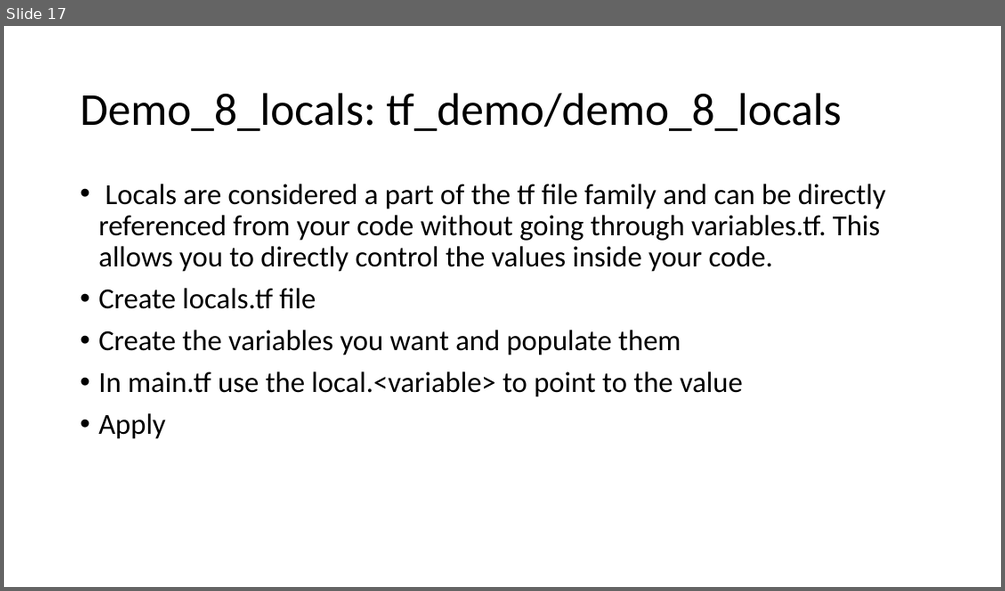
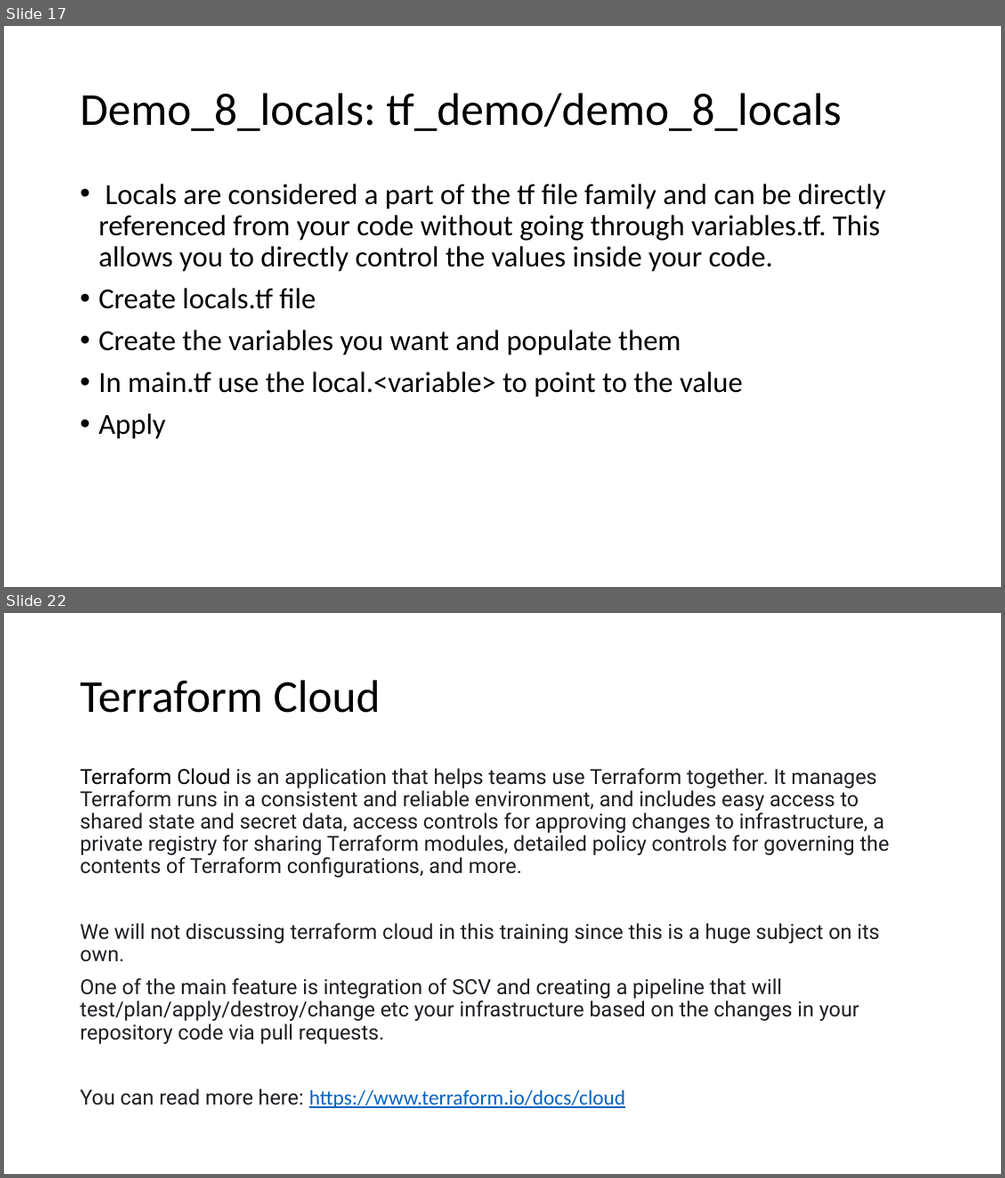
Before and after one commit to JohnMops/tf-demo, a slide deck: tf-demo-presentation.pptx. Shown one above the other, each under a label of ours: slide 17 before the commit, slides 17 and 22 after it; the slides between them are not shown. The pictures are 1005x591 and 1005x1178 pixels, drawn with LibreOffice and Linux fonts; fonts in the diff are those of the drawing. Boxes give left, top, right and bottom in pixels: in the first picture for what was removed or moved away, otherwise in the second. Text is boxed around its words. In the diff, an @@ line names an element or a change of style, - is before the commit and + after.

```diff
--- a/tf-demo-presentation.pptx
+++ b/tf-demo-presentation.pptx
@@ slide 22 added at <box>4,613,1001,1174</box>, background #FFFFFF @@
@@ title added at <box>80,680,380,713</box>, 44 pt, text #000000 @@
+Terraform Cloud
@@ text added at <box>80,768,890,1108</box>, 20 pt, text #1D1E23 @@
+Terraform Cloud is an application that helps teams use Terraform together. It manages Terraform runs in a consistent and reliable environment, and includes easy access to shared state and secret data, access controls for approving changes to infrastructure, a private registry for sharing Terraform modules, detailed policy controls for governing the contents of Terraform configurations, and more.
+We will not discussing terraform cloud in this training since this is a huge subject on its own.
+One of the main feature is integration of SCV and creating a pipeline that will test/plan/apply/destroy/change etc your infrastructure based on the changes in your repository code via pull requests.
+You can read more here: https://www.terraform.io/docs/cloud
```
Also in this commit, not shown: 4 other slides added.
